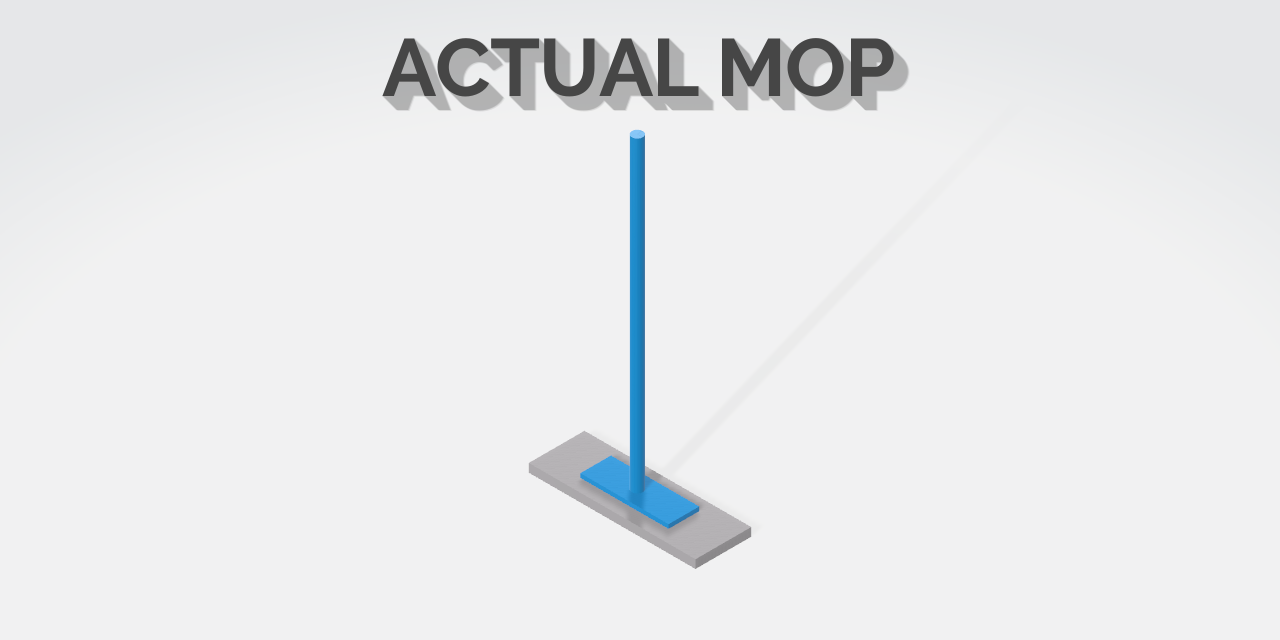
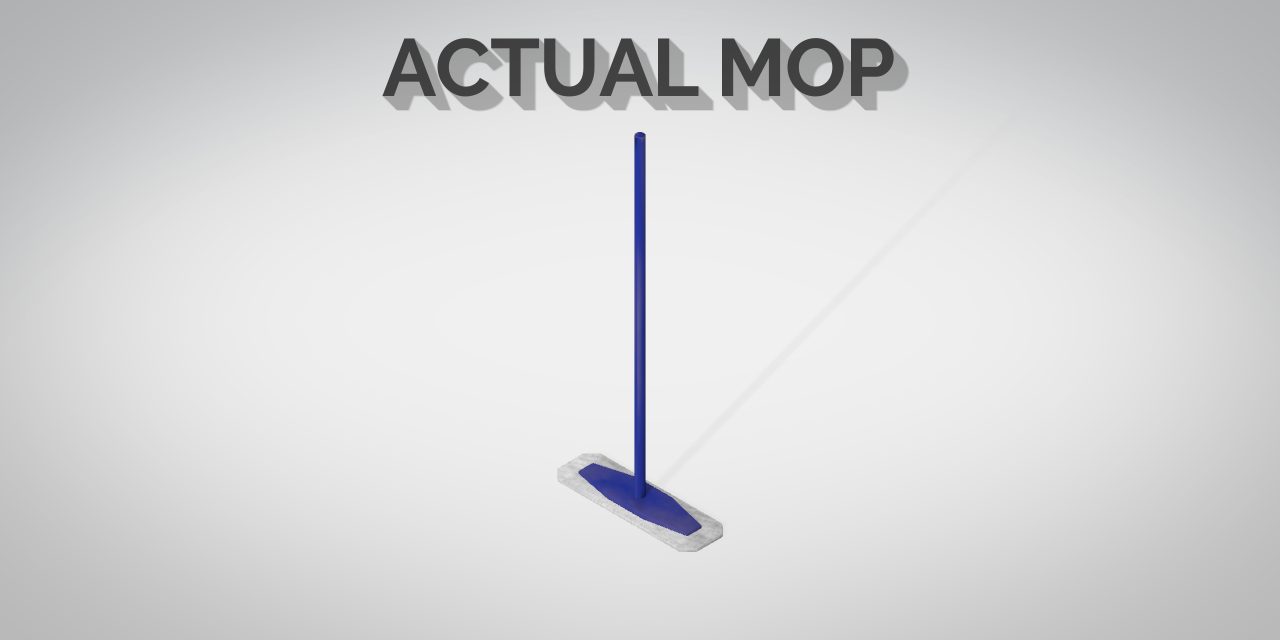
Layered file, before and after one edit (1280 x 640). Changes by layer:
added layer "vignette" (25%) above "ACTUAL MOP" over [0, 0, 1280, 640]
removed layer "640pgit.png" over [0, 0, 1280, 640]
added layer "640pgit.png #1" above "Tło" over [0, 0, 1280, 640]
